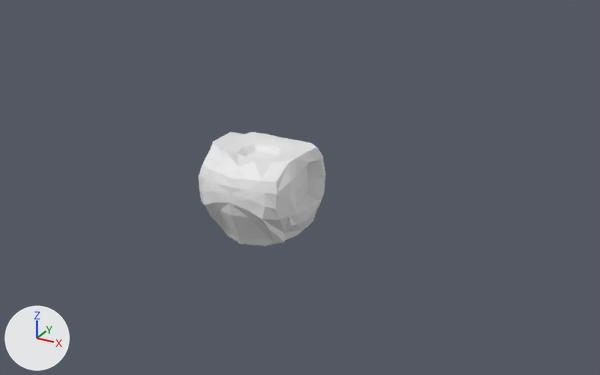
The Blender file Dissertation/Content/Collections/Player.blend, before and after one commit.
Both versions are drawn from a 50 mm lens placed at (9.37, -15.18, 7.85), pointed at (0.83, 0.35, 0.09). The lights are fixed; the arrows at lower left show +X, +Y and +Z.

The scene before the commit, as lines of its bpy script (objects in view):
```python
me_cube = bpy.data.meshes.new('Cube')
me_cube.from_pydata(...)  # 117 vertices, 104 faces; spans x 0.0..1.3, y -1.35..1.36, z -1.03..1.1
me_cube.materials.append(mat_material)  # white #e7e7e7
ob_cube = bpy.data.objects.new('Cube', me_cube)
ob_cube.location = (0.0, 0.0, 0.0)
_m = ob_cube.modifiers.new('Mirror', 'MIRROR')
_m.use_clip = True
```
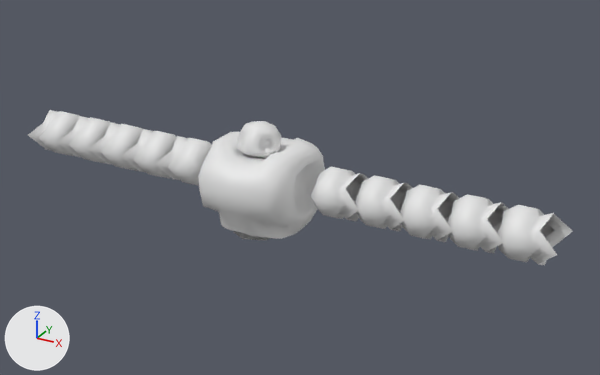
Pixel boxes [x1, y1, x2, y2] of what changed, in the pictures (600 x 375 px; the box of a moved part takes in the faces that stretch with it):
```json
{"object": "Cube.001", "change": "added", "after": [28, 110, 573, 265]}
{"object": "Cube", "change": "reshaped", "before": [199, 132, 326, 246], "after": [199, 132, 325, 241]}
{"object": "Cube.002", "change": "added", "after": [236, 121, 281, 159]}
{"part": 1, "of": "me_cube", "change": "moved or reshaped", "before": [199, 132, 318, 246], "after": [199, 132, 318, 239]}
{"part": 2, "of": "me_cube", "change": "shading changed", "before": [213, 137, 325, 228], "after": [213, 137, 325, 228]}
```

Edits to the scene script, one JSON object a line:
```json
{"block": "me_cube", "where": "# used by ob_cube; location = (0.0, 0.0, 0.0)"}
{"op": "remove", "block": "me_cube", "code": "me_cube.from_pydata(...)  # 117 vertices, 104 faces; spans x 0.0..1.3, y -1.35..1.36, z -1.03..1.1"}
{"op": "add", "block": "me_cube", "code": "me_cube.from_pydata(...)  # 120 vertices, 103 faces; spans x 0.0..1.3, y -1.35..1.36, z -1.0..1.22"}
{"block": "me_cube", "change": "me_cube part 1"}
{"block": "me_cube", "change": "9 vertices are removed from x 0.0..1.12, y -0.99..-0.33, z -1.03..-0.13"}
{"block": "me_cube", "change": "17 faces are deleted"}
{"block": "me_cube", "change": "3 vertices in x 0.64..0.8, y -0.6..0.01, z 1.01..1.02 move by (0.0, 0.0, 0.2)"}
{"block": "me_cube", "change": "18 vertices move from x 0.0..1.16, y -1.31..0.88, z -1.0..1.05 to x 0.0..1.13, y -1.24..0.84, z -0.97..1.2"}
{"block": "me_cube", "change": "12 vertices are added at x 0.0..1.1, y -1.02..-0.13, z -0.92..-0.26"}
{"block": "me_cube", "change": "16 new faces join them"}
{"block": "me_cube", "change": "me_cube part 2: 87 kept faces spanning x 0.0..1.3, y -1.35..1.36, z -1.0..1.22 are now shaded smooth"}
{"op": "add", "block": "me_cube_002", "code": ["me_cube_002 = bpy.data.meshes.new('Cube.002')", "me_cube_002.from_pydata(...)  # 38 vertices, 32 faces; spans x 0.0..0.504, y -0.512..0.447, z 1.185..1.959", "me_cube_002.polygons.foreach_set('use_smooth', [True] * 32)", "me_cube_002.materials.append(mat_material)  # white #e7e7e7"]}
{"op": "add", "block": "me_cube_001", "code": ["me_cube_001 = bpy.data.meshes.new('Cube.001')", "me_cube_001.from_pydata(...)  # 41 vertices, 36 faces; spans x 1.464..2.769, y -0.524..0.712, z -0.32..0.879", "me_cube_001.polygons.foreach_set('use_smooth', [True] * 36)", "me_cube_001.materials.append(mat_material)  # white #e7e7e7"]}
{"op": "add", "block": "ob_cube_002", "code": ["ob_cube_002 = bpy.data.objects.new('Cube.002', me_cube_002)", "ob_cube_002.location = (0.0, 0.0, -0.29)", "_m = ob_cube_002.modifiers.new('Mirror', 'MIRROR')", "_m.use_clip = True"]}
{"op": "add", "block": "ob_cube_001", "code": ["ob_cube_001 = bpy.data.objects.new('Cube.001', me_cube_001)", "ob_cube_001.location = (0.0, 0.0, 0.0)", "_m = ob_cube_001.modifiers.new('Array', 'ARRAY')", "_m.count = 5", "_m.relative_offset_displace = (0.8, 0.0, 0.0)", "_m = ob_cube_001.modifiers.new('Mirror', 'MIRROR')", "_m.use_clip = True"]}
```
